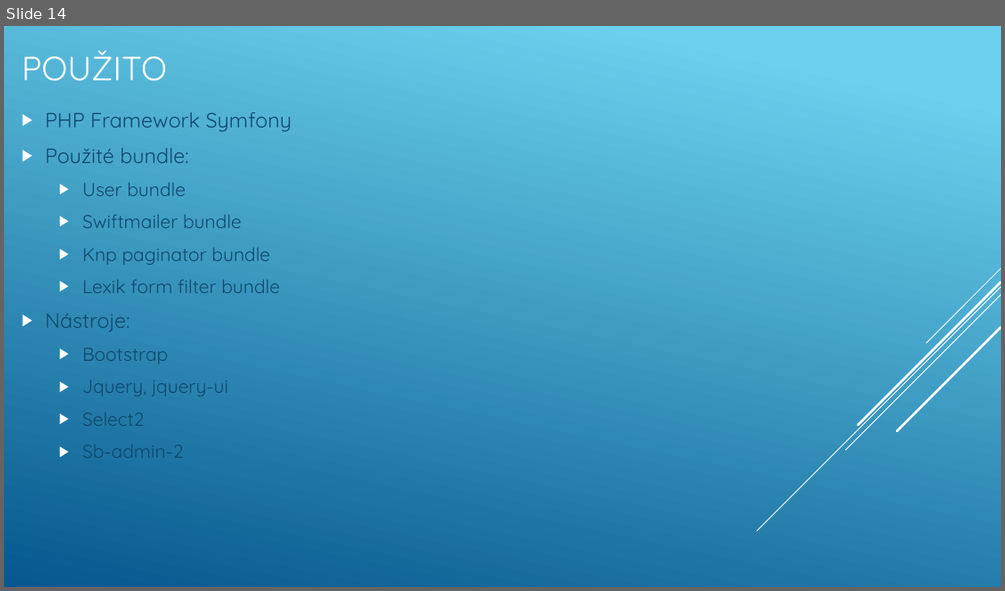
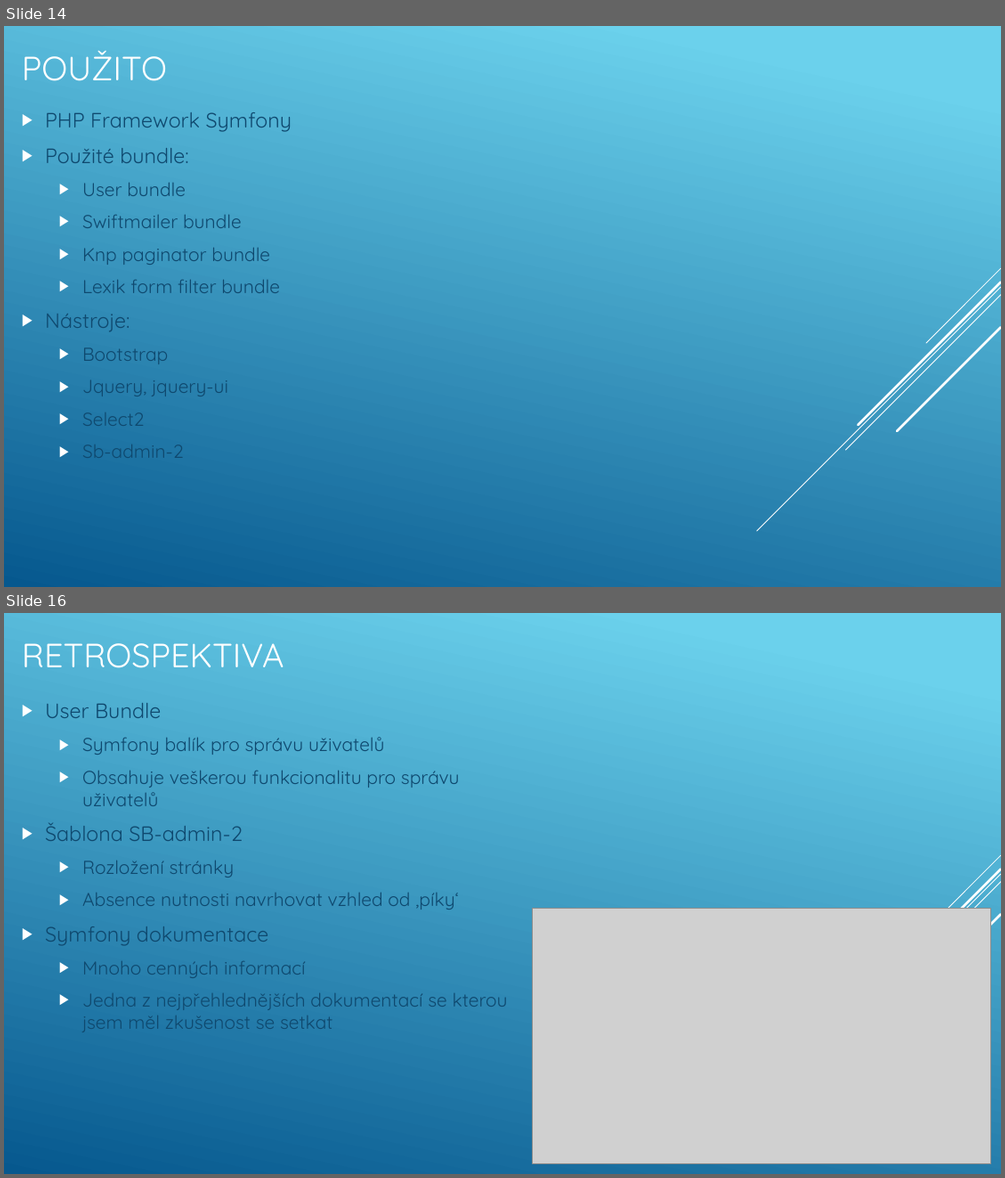
Before and after one commit to BulakM/RSP, a slide deck: Prezentace/Logos polytechnikos.pptx. Shown one above the other, each under a label of ours: slide 14 before the commit, slides 14 and 16 after it; the slides between them are not shown. The pictures are 1005x591 and 1005x1178 pixels, drawn with LibreOffice and Linux fonts; fonts in the diff are those of the drawing; grey boxes stand for pictures. Boxes give left, top, right and bottom in pixels: in the first picture for what was removed or moved away, otherwise in the second. Text is boxed around its words. In the diff, an @@ line names an element or a change of style, - is before the commit and + after.

```diff
--- a/Prezentace/Logos polytechnikos.pptx
+++ b/Prezentace/Logos polytechnikos.pptx
@@ slide 16 added at bbox=[4, 613, 1001, 1174], background gradient #6ED2EB to #06588E; not listed: 5 template elements that a slide beside it also shows @@
@@ title added at bbox=[22, 643, 284, 668], 32.4 pt, text #FFFFFF @@
+RETROSPEKTIVA
@@ text added at bbox=[45, 703, 508, 1032], 18 pt, text #0F496F @@
+▶ User Bundle
+  ▶ Symfony balík pro správu uživatelů
+  ▶ Obsahuje veškerou funkcionalitu pro správu uživatelů
+▶ Šablona SB-admin-2
+  ▶ Rozložení stránky
+  ▶ Absence nutnosti navrhovat vzhled od ‚píky‘
+▶ Symfony dokumentace
+  ▶ Mnoho cenných informací
+  ▶ Jedna z nejpřehlednějších dokumentací se kterou jsem měl zkušenost se setkat
@@ picture added at bbox=[533, 908, 991, 1164] @@
```
Also in this commit, not shown: 3 other slides added, 1 slide removed.
